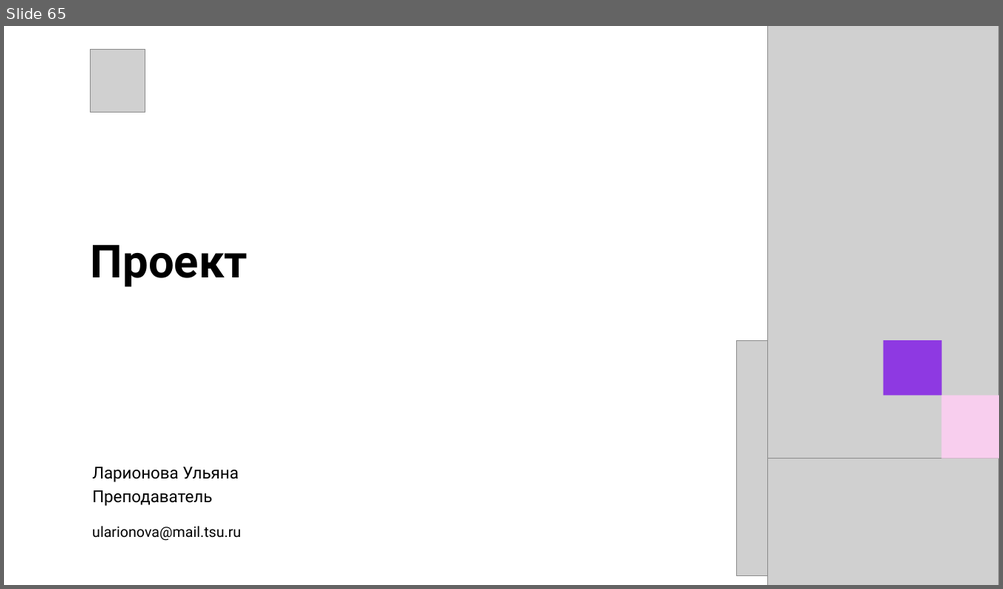
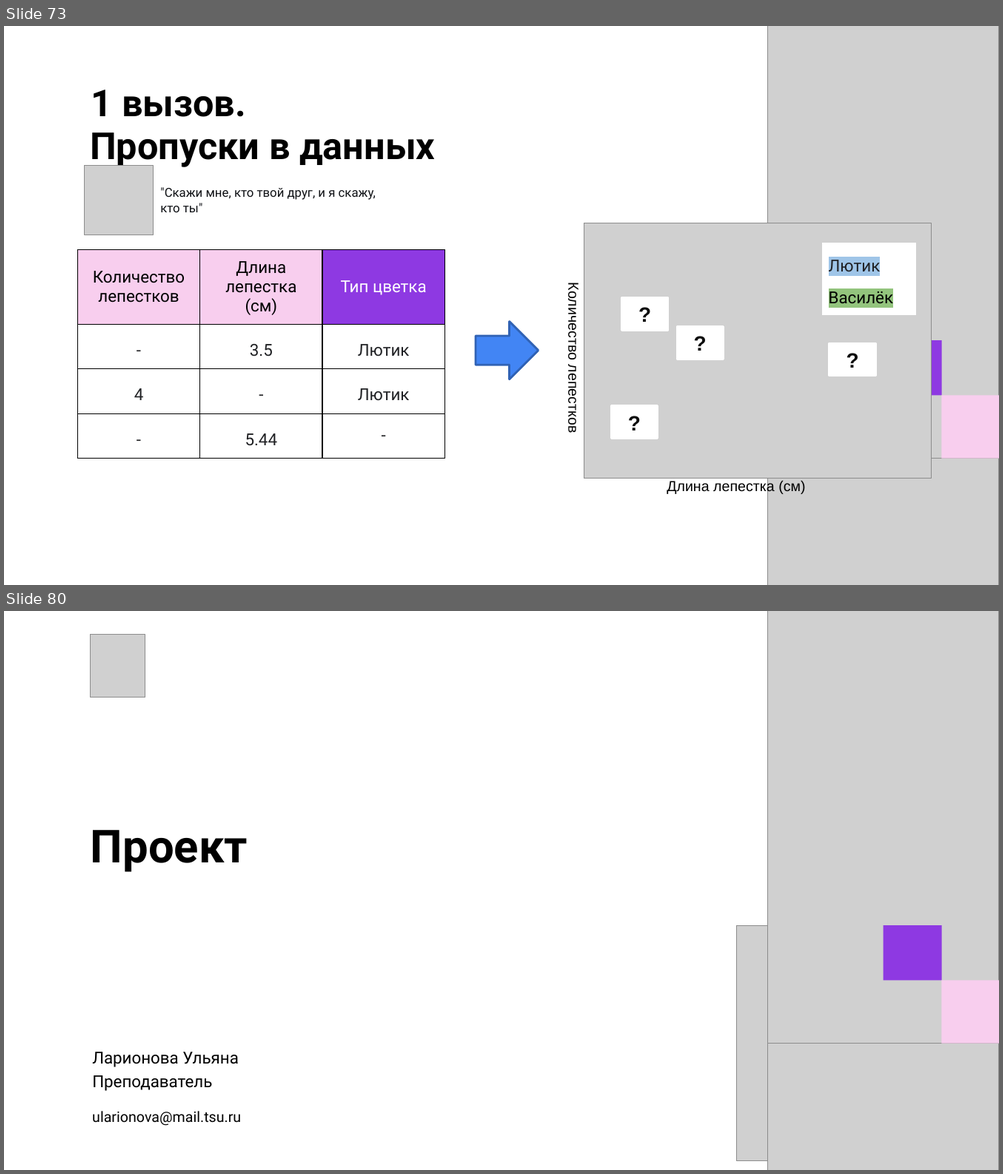
Before and after one commit to Ulatel/course_tsu_2026, a slide deck: Модуль 1. Введение в ML/1_Лекция.pptx. Shown one above the other, each under a label of ours: slide 65 before the commit, slides 73 and 80 after it; the slides between them are not shown. The pictures are 1003x589 and 1003x1174 pixels, drawn with LibreOffice and Linux fonts; fonts in the diff are those of the drawing; grey boxes stand for pictures. Boxes give left, top, right and bottom in pixels: in the first picture for what was removed or moved away, otherwise in the second. Text is boxed around its words. In the diff, an @@ line names an element or a change of style, - is before the commit and + after.

```diff
--- a/Модуль 1. Введение в ML/1_Лекция.pptx
+++ b/Модуль 1. Введение в ML/1_Лекция.pptx
@@ slide 73 added at bbox=[4, 26, 999, 585], background #FFFFFF @@
@@ text added at bbox=[91, 90, 246, 117], 36 pt, text #000000, bold @@
+1 вызов.
@@ text added at bbox=[90, 133, 435, 167], 36 pt, text #000000, bold @@
+Пропуски в данных
@@ picture added at bbox=[84, 166, 153, 235] @@
@@ text added at bbox=[160, 187, 375, 212], 12 pt, text #0F1115 @@
+"Скажи мне, кто твой друг, и я скажу, кто ты"
@@ group added at bbox=[565, 223, 931, 495]: 2 texts, 1 picture, 1 table @@
+Количество лепестков
+Длина лепестка (см)
+Лютик
+Василёк
@@ table added at bbox=[78, 249, 445, 449], 4 rows, 3 columns @@
+Количество лепестков | Длина лепестка (см) | Тип цветка
+- | 3.5 | Лютик
+4 | - | Лютик
+- | 5.44 | -
@@ rectangle added at bbox=[622, 298, 668, 330], fill #FFFFFF, outline #FFFFFF 2 pt, 20 pt, text #0D0D0D, bold @@
+?
@@ right arrow added at bbox=[475, 321, 538, 380], fill #4285F4, outline #3162B5 2 pt @@
@@ rectangle added at bbox=[677, 326, 723, 360], fill #FFFFFF, outline #FFFFFF 2 pt, 20 pt, text #0D0D0D, bold @@
+?
@@ rectangle added at bbox=[829, 344, 876, 377], fill #FFFFFF, outline #FFFFFF 2 pt, 20 pt, text #0D0D0D, bold @@
+?
@@ group added at bbox=[767, 26, 999, 585]: 2 pictures, 2 rectangles @@
@@ rectangle added at bbox=[612, 406, 657, 440], fill #FFFFFF, outline #FFFFFF 2 pt, 20 pt, text #0D0D0D, bold @@
+?
@@ what was slide 65 is now slide 80 @@
```
Also in this commit, not shown: 2 slides changed, 14 other slides added.
